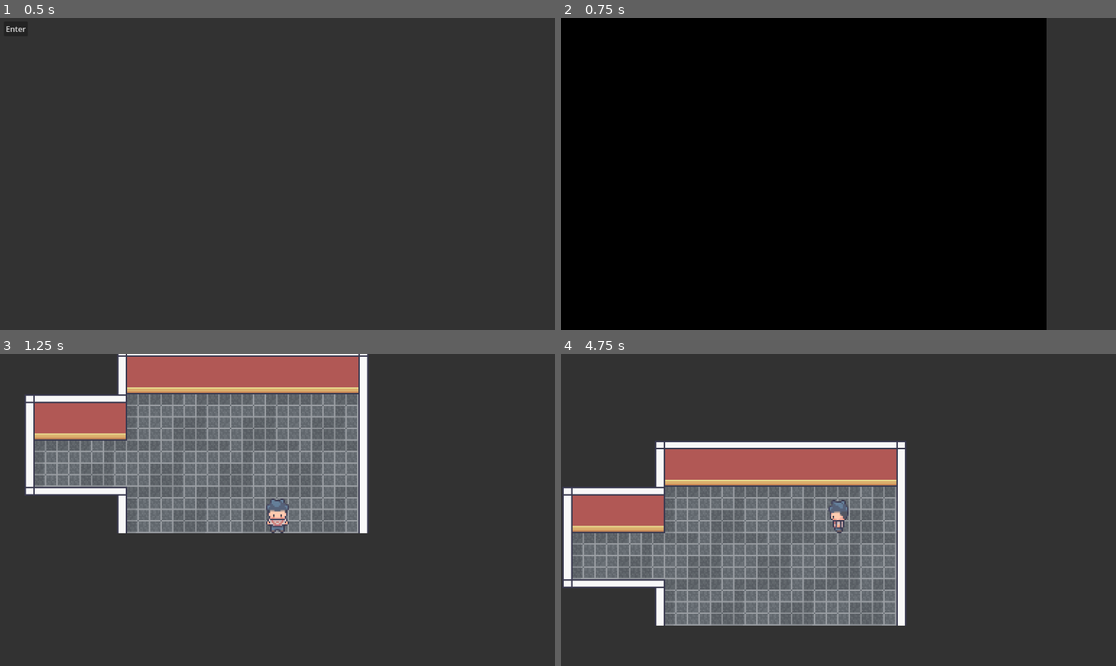
Above: before the commit, frames 1-4 (two rows, left to right).
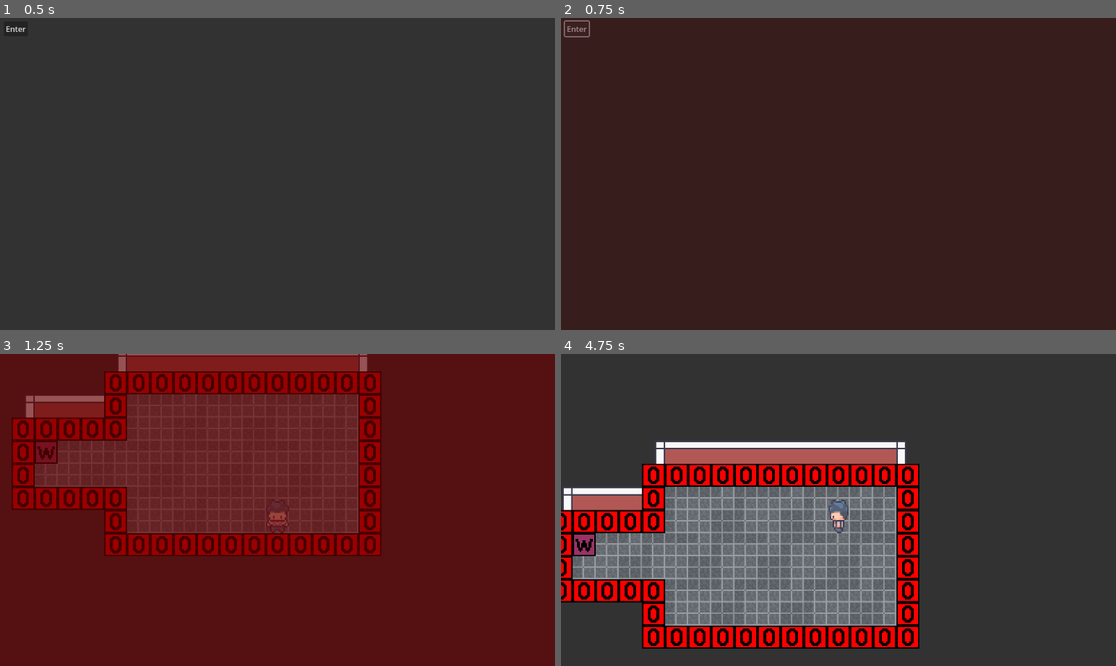
Above: after the commit, the same moments.

Repository: XadosIV/LA-Godot-Demo
Game: Godot game, scene res://scenes/menus/start_screen/start_screen.tscn
Same seed, same stepped clock (60 frames per second), same inputs: the game is played once before the commit and once after it.
Inputs:
- Up to frame 1 (0.5 s): no input
- Up to frame 2 (0.75 s): click "Enter" at 0.5 s
- Up to frame 3 (1.25 s): no input
- Up to frame 4 (4.75 s): tap Enter (ui_accept) at 1.25, 1.35, 1.52, 1.82, 2.27, 2.3, 2.57, 3.05, 3.5, 3.6, 3.77, 4.07, 4.52, 4.55 s; hold Right (right) 1.28-2.03 s; hold Down (down) 2.03-2.78 s; tap E (interact) at 2.1, 4.35 s; hold Right (right) 2.78-3.53 s; hold Space (sprint) 2.78-3.53 s; hold Up (up) 3.53-4.28 s; hold Q (left) from 4.28 s (still down)

Frame 1 is identical in both runs. In frame 2, 87% of the frame differs, in the area x 0-88%, y 0-100%; in frame 3, 100%, in the area x 0-100%, y 0-100%; in frame 4, 13%.

Commit message:
Fix bug disparition joueur
Fix d'un bug ou le joueur disparaissait trop tôt lors de la transition

Diff:
--- a/autoloads/scene_manager/scene_manager.gd
+++ b/autoloads/scene_manager/scene_manager.gd
@@ -21,6 +21,7 @@
 	loading_screen = _loading_screen_scene.instantiate() as LoadingScreen
 	get_tree().root.add_child(loading_screen)
 	loading_screen.start_transition(transition_type)
+	await loading_screen.anim_player.animation_finished
 	_load_content(content_path)
 
 func _load_content(content_path: String) -> void:
@@ -57,6 +58,7 @@
 			_load_progress_timer.queue_free()
 			content_finished_loading.emit(ResourceLoader.load_threaded_get(_content_path).instantiate())
 			return
+
 func on_content_failed_to_load(path:String) -> void:
 	printerr("error: Failed to load resource: '%s'" % [path])
 
@@ -73,20 +75,19 @@
 	if content is Level:
 		content.data = incoming_data
 
-	# remove the old scene
-	outgoing_scene.queue_free()
-
 	# add the new one
 	get_tree().root.call_deferred("add_child", content)
 	get_tree().set_deferred("current_scene", content)
+
+	# remove the old scene
+	outgoing_scene.queue_free()
 
 	if loading_screen != null:
 		loading_screen.finish_transition()
 		if content is Level:
 			content.init_player_location()
-
 		# wait the transition
-		await  loading_screen.anim_player.animation_finished
+		await loading_screen.anim_player.animation_finished
 		loading_screen = null
 		if content != null:
 			if content is Level:
--- a/scenes/characteres/players/Player.gd
+++ b/scenes/characteres/players/Player.gd
@@ -99,26 +99,26 @@
 func disable():
 	movement_allowed = false
 
-func apply_direction_on_sprite(toward: Vector2 = facing_direction) -> void:
+func apply_direction_on_sprite() -> void:
 	if (currentMovement == Vector2.ZERO):
-		if (animatedSprite.animation != "idle_left" and toward.x < 0):
+		if (animatedSprite.animation != "idle_left" and facing_direction.x < 0):
 			animatedSprite.animation = "idle_left"
-		if (animatedSprite.animation != "idle_right" and toward.x > 0):
+		if (animatedSprite.animation != "idle_right" and facing_direction.x > 0):
 			animatedSprite.animation = "idle_right"
-		if (animatedSprite.animation != "idle_up" and toward.y < 0):
+		if (animatedSprite.animation != "idle_up" and facing_direction.y < 0):
 			animatedSprite.animation = "idle_up"
-		if (animatedSprite.animation != "idle_down" and toward.y > 0):
+		if (animatedSprite.animation != "idle_down" and facing_direction.y > 0):
 			animatedSprite.animation = "idle_down"
 	else:
 		if (animatedSprite.animation != "move_left" and currentMovement.x < 0):
 			animatedSprite.animation = "move_left"
-			toward = Vector2.LEFT
+			facing_direction = Vector2.LEFT
 		if (animatedSprite.animation != "move_right" and currentMovement.x > 0):
 			animatedSprite.animation = "move_right"
-			toward = Vector2.RIGHT
+			facing_direction = Vector2.RIGHT
 		if (animatedSprite.animation != "move_up" and currentMovement.y < 0):
 			animatedSprite.animation = "move_up"
-			toward = Vector2.UP
+			facing_direction = Vector2.UP
 		if (animatedSprite.animation != "move_down" and currentMovement.y > 0):
 			animatedSprite.animation = "move_down"
-			toward = Vector2.DOWN
+			facing_direction = Vector2.DOWN
--- a/scenes/levels/level.gd
+++ b/scenes/levels/level.gd
@@ -33,8 +33,8 @@
 # and create a handoff to pass data to the new scene
 func _on_player_entered_warp(warp:Warp) -> void:
 	_disconnect_from_warps()
-	#player.disable()
-	player.queue_free()
+	player.disable()
+	#player.queue_free()
 	data = LevelDataHandoff.new()
 	data.entry_warp_name = warp.ENTRY_WARP_NAME
 	data.move_dir = warp.get_move_direction()
--- a/scenes/levels/test_world/LogicMap.gd
+++ b/scenes/levels/test_world/LogicMap.gd
@@ -12,7 +12,7 @@
 func load_map() -> void: #pour plus tard
 	for child in get_children():
 		actors[str(local_to_map(child.position))] = child
-	print(actors)
+	#print(actors)
 
 func init() -> void: #Stocke la position du player par rapport à la tilemap
 	posPlayer = local_to_map(get_parent().get_node("Player").position)
--- a/scenes/levels/test_world/test_map_1.tscn
+++ b/scenes/levels/test_world/test_map_1.tscn
@@ -25,7 +25,6 @@
 layer_2/tile_data = PackedInt32Array(-131082, 524288, 28, -65546, 524288, 29, -131081, 589824, 28, -65545, 589824, 29,  …(1265 unchanged characters)…
 
 [node name="LogicMap" type="TileMap" parent="."]
-visible = false
 tile_set = ExtResource("5_tp1v3")
 format = 2
 layer_0/name = "Layer"
--- a/scenes/levels/test_world/test_map_2.tscn
+++ b/scenes/levels/test_world/test_map_2.tscn
@@ -6,6 +6,12 @@
 [ext_resource type="PackedScene" uid="uid://dgf1bg7ra1non" path="res://scenes/characteres/players/Player.tscn" id="3_ljtlh"]
 [ext_resource type="TileSet" uid="uid://bsa0adevc47ku" path="res://scenes/levels/tiles_maps/logic_tileset.tres" id="5_qan27"]
 [ext_resource type="Script" path="res://scenes/levels/test_world/LogicMap.gd" id="6_lxbtj"]
+
+[sub_resource type="CompressedTexture2D" id="CompressedTexture2D_01jxp"]
+load_path = "res://.godot/imported/cyber-EDSR_x4.png-d03060ef311d9ecd69c2ae5b373ad9f1.ctex"
+
+[sub_resource type="CompressedTexture2D" id="CompressedTexture2D_rhuue"]
+load_path = "res://.godot/imported/blackhole-LapSRN4.png-8c7ced0dc52dbb15ab17e4c158c0bf30.ctex"
 
 [node name="TestMap1" type="Node2D" node_paths=PackedStringArray("player", "warps")]
 script = ExtResource("1_6nwg4")
@@ -40,3 +46,12 @@
 ENTRY_DIRECTION = 2
 TARGETED_SCENE = "res://scenes/levels/test_world/test_map_1.tscn"
 ENTRY_WARP_NAME = "warp_t1"
+
+[node name="Cyber-edsrX4" type="Sprite2D" parent="."]
+position = Vector2(-2036, -1032)
+scale = Vector2(0.515625, 0.451852)
+texture = SubResource("CompressedTexture2D_01jxp")
+
+[node name="Blackhole-lapSrn4" type="Sprite2D" parent="."]
+position = Vector2(-2224, 264)
+texture = SubResource("CompressedTexture2D_rhuue")
--- a/scenes/menus/start_screen/start_screen.gd
+++ b/scenes/menus/start_screen/start_screen.gd
@@ -3,8 +3,8 @@
 # TODO create an autoload with all the path to the scenes
 
 func _on_button_button_up():
-	SceneManager.load_new_scene("res://scenes/levels/test_world/test_map_1.tscn","wipe_to_right")
+	SceneManager.load_new_scene("res://scenes/levels/test_world/test_map_1.tscn","fade_to_black")
 
 func _process(_delta: float) -> void:
 	if Input.is_action_just_pressed("ui_accept"):
-		SceneManager.load_new_scene("res://scenes/levels/test_world/test_map_1.tscn","wipe_to_right")
+		SceneManager.load_new_scene("res://scenes/levels/test_world/test_map_1.tscn","fade_to_black")
--- a/scenes/props/warp/warp.tscn
+++ b/scenes/props/warp/warp.tscn
@@ -13,4 +13,5 @@
 [node name="CollisionShape2D" type="CollisionShape2D" parent="."]
 shape = SubResource("RectangleShape2D_1y3v0")
 
+[connection signal="area_entered" from="." to="." method="_on_area_entered"]
 [connection signal="body_entered" from="." to="." method="_on_body_entered"]
--- a/scenes/ui/loading_screen/loading_screen.gd
+++ b/scenes/ui/loading_screen/loading_screen.gd
@@ -34,7 +34,7 @@
 	# wait that the animation finish
 	await anim_player.animation_finished
 
-	queue_free()
+	self.queue_free()
 
 func report_midpoint() -> void:
 	transition_in_complete.emit()
--- a/scenes/ui/loading_screen/loading_screen.tscn
+++ b/scenes/ui/loading_screen/loading_screen.tscn
@@ -6,6 +6,7 @@
 
 [sub_resource type="Animation" id="Animation_m5qh1"]
 resource_name = "RESET"
+length = 0.1
 tracks/0/type = "value"
 tracks/0/imported = false
 tracks/0/enabled = true
@@ -16,7 +17,7 @@
 "times": PackedFloat32Array(0),
 "transitions": PackedFloat32Array(1),
 "update": 0,
-"values": [Color(0, 0, 0, 1)]
+"values": [Color(1, 0, 0, 1)]
 }
 tracks/1/type = "value"
 tracks/1/imported = false
@@ -68,7 +69,7 @@
 "times": PackedFloat32Array(0, 0.4),
 "transitions": PackedFloat32Array(1, 1),
 "update": 0,
-"values": [Color(0, 0, 0, 1), Color(0, 0, 0, 0)]
+"values": [Color(1, 0, 0, 1), Color(0, 0, 0, 0)]
 }
 tracks/1/type = "method"
 tracks/1/imported = false
@@ -110,7 +111,7 @@
 "times": PackedFloat32Array(0, 0.4),
 "transitions": PackedFloat32Array(1, 1),
 "update": 0,
-"values": [Color(0, 0, 0, 0), Color(0, 0, 0, 1)]
+"values": [Color(0, 0, 0, 0), Color(1, 0, 0, 1)]
 }
 tracks/1/type = "method"
 tracks/1/imported = false
@@ -242,11 +243,13 @@
 offset_bottom = 40.0
 
 [node name="Panel" type="Panel" parent="Control"]
-self_modulate = Color(0, 0, 0, 1)
+self_modulate = Color(1, 0, 0, 1)
 layout_mode = 1
 anchors_preset = -1
 anchor_right = 28.8
 anchor_bottom = 16.2
+offset_right = 1152.0
+offset_bottom = 648.0
 grow_horizontal = 2
 grow_vertical = 2
 theme_override_styles/panel = SubResource("StyleBoxFlat_o8eg7")
@@ -262,7 +265,6 @@
 }
 
 [node name="Timer" type="Timer" parent="."]
-wait_time = 3.0
 one_shot = true
 
 [connection signal="timeout" from="Timer" to="." method="_on_timer_timeout"]
Not shown: 1 places in scenes/levels/test_world/test_map_2.tscn that only renumber resources
